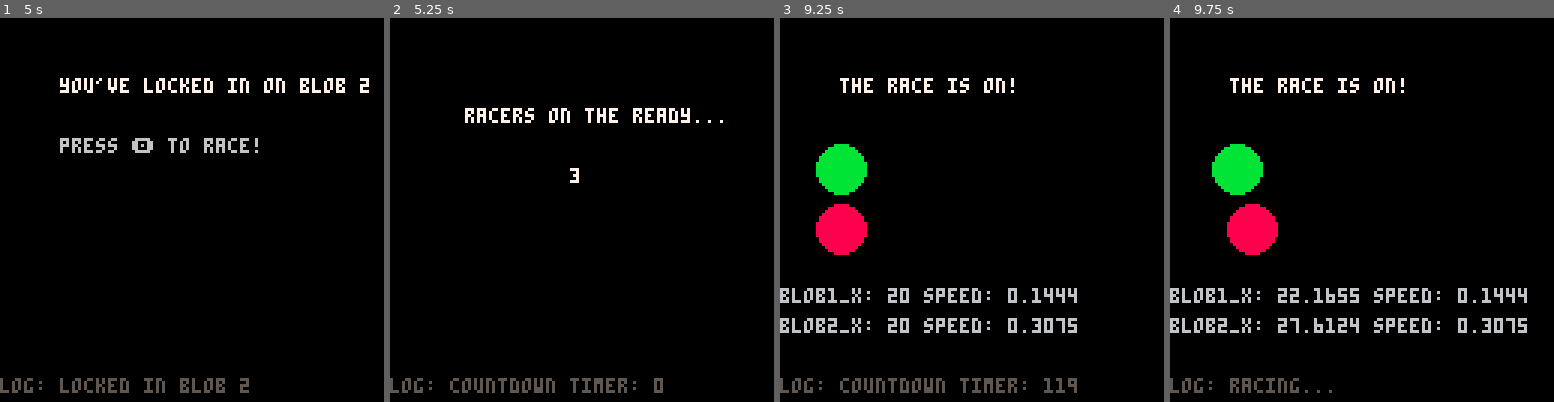
Above: before the commit, frames 1-4 (left to right).
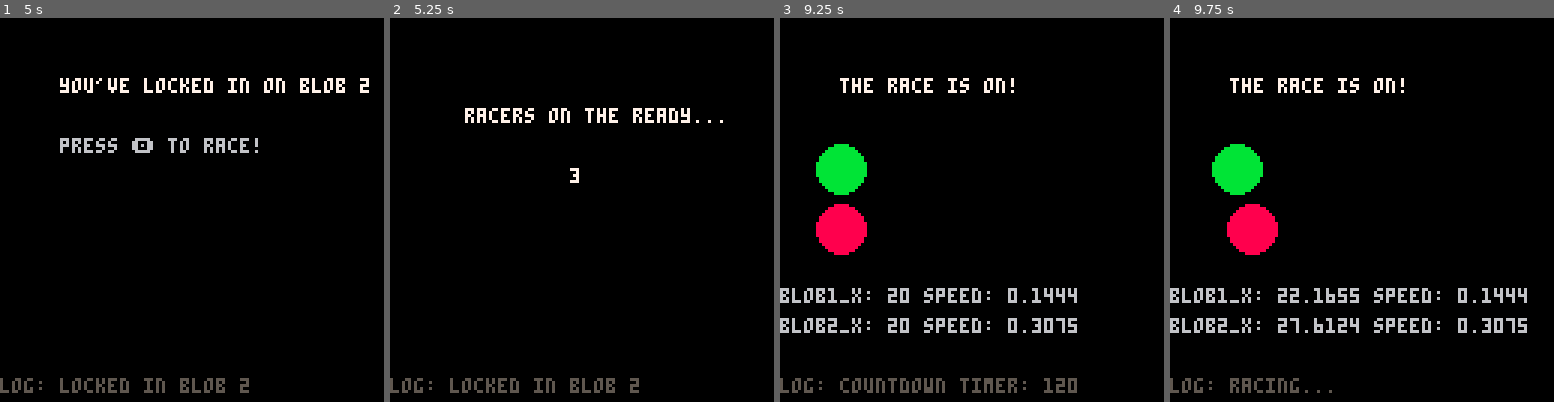
Above: after the commit, the same moments.

Repository: geopet/formula-blob
Game: PICO-8 cartridge blob_race.p8
The game is run twice, just before and just after one commit, with the same random seed, the same clock (stepped at 60 frames per second) and the same inputs.
Inputs:
- Up to frame 1 (5 s): tap O (Z key) at 0.33, 1.07, 2.22, 3.72 s; tap X (X key) at 1.43, 2.07, 2.82, 3.57, 4.32 s; hold Right 2.68-3.02 s; hold Left 3.78-4.12 s; hold Left from 4.55 s (still down)
- Up to frame 2 (5.25 s): release Left at 5.05 s; tap X (X key) at 5.07 s; hold Right from 5.1 s (still down); tap O (Z key) at 5.22 s
- Up to frame 3 (9.25 s): tap X (X key) every 0.75 s from 5.82 to 8.82 s; release Right at 5.93 s; hold Right 6.7-7.03 s; tap O (Z key) at 6.72, 8.22 s; hold Left 7.8-8.13 s; hold Left 8.57-9.07 s; hold Right from 9.12 s (still down)
- Up to frame 4 (9.75 s): keep holding Right; tap X (X key) at 9.57 s; tap O (Z key) at 9.72 s

Frame 1 is identical in both runs. In frame 2, 0.6% of the frame differs, in the area x 15-72%, y 93-98%; in frame 3, less than 0.1%; in frame 4, nothing differs.

Commit message:
refactor(countdown-logging): optimize flow
I'm moving this logging message out of the _draw() function to optimize
the code flow.

Diff:
--- a/blob_race.p8
+++ b/blob_race.p8
@@ -96,6 +96,8 @@
         elseif (selected_blob == 2) then
             player_blob_speed = blob2_speed
         end
+
+        log_msg = "countdown timer: " .. lock_timer
     elseif (state == "racing") then
         local boost_amount = 0
 
@@ -201,8 +203,6 @@
 
         print_log_msg(log_msg)
     elseif (state == "countdown") then
-        log_msg = "countdown timer: " .. lock_timer
-
         if (lock_timer < 30) then
             announcer_opt = {string = "racers on the ready...", x = 25, y = 30, color = 7}
             countdown_opt = {string = "3", x = 60, y = 50, color = 7}
